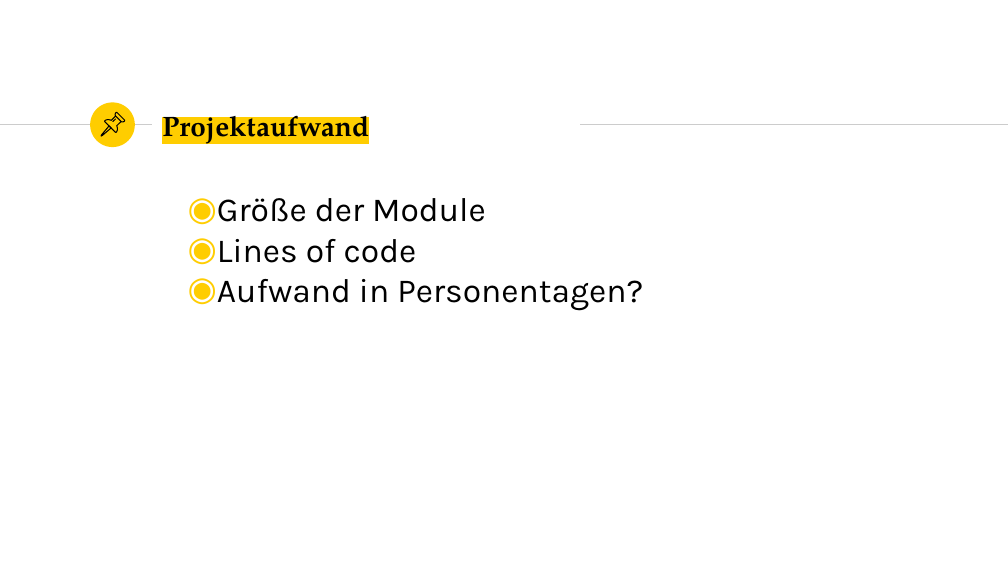
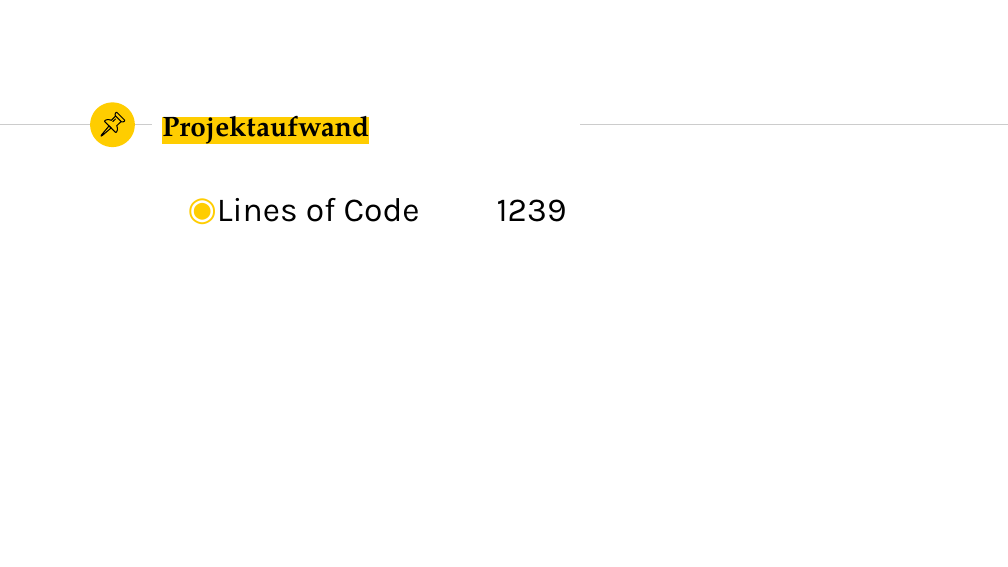
Before and after one commit to marcelherd/OOT-Projekt, a slide deck: slide 5 of Presentation/Presentation.pptx. Drawn at 1008x567 pixels with LibreOffice and Linux fonts; fonts in the diff are those of the drawing. Boxes give left, top, right and bottom in pixels: in the first picture for what was removed or moved away, otherwise in the second. Text is boxed around its words. In the diff, an @@ line names an element or a change of style, - is before the commit and + after.

```diff
--- a/Presentation/Presentation.pptx
+++ b/Presentation/Presentation.pptx
@@ text at (217, 198, 567, 222): text changed @@
-◉ Größe der Module
-◉ Lines of code
-◉ Aufwand in Personentagen?
+◉ Lines of Code 1239
```
Also in this commit, not shown: 3 slides added, 3 other files.
